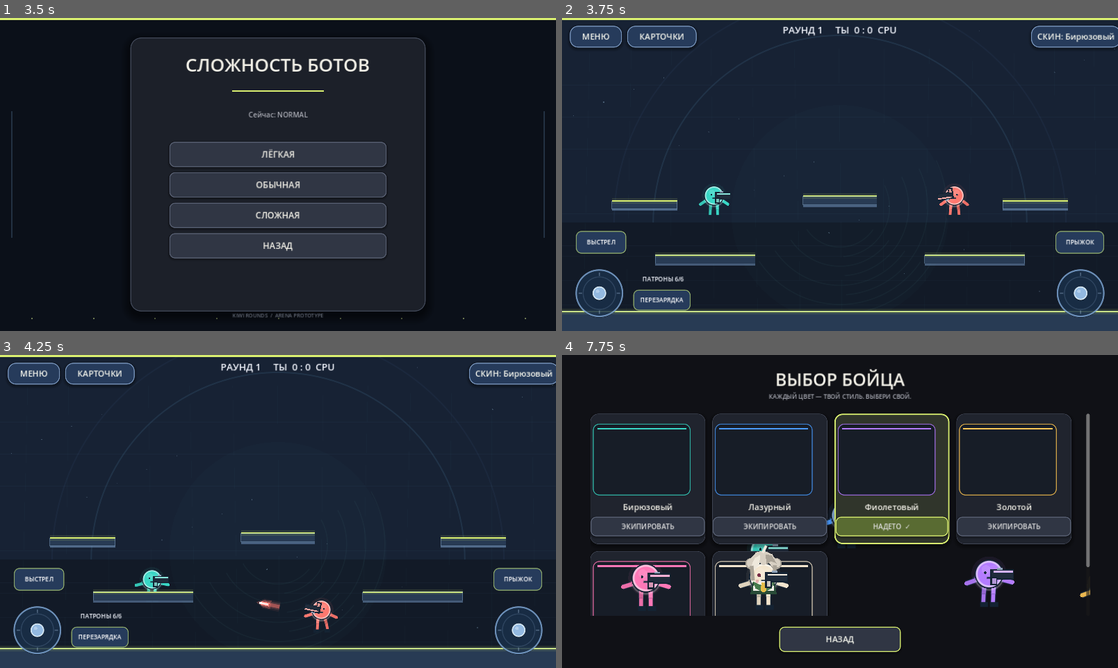
Above: before the commit, frames 1-4 (two rows, left to right).
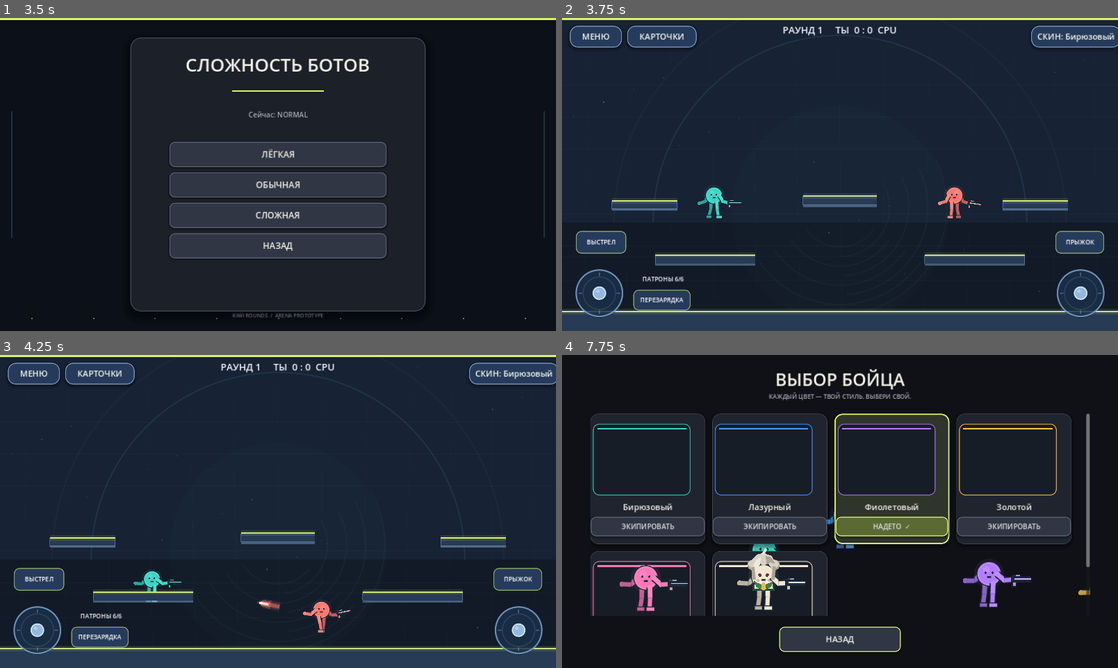
Above: after the commit, the same moments.

Repository: loslam-del/Kiwi-rounds
Game: Godot game, scene res://scenes/main.tscn
The game is run twice, just before and just after one commit, with the same random seed, the same clock (stepped at 60 frames per second) and the same inputs.
Inputs:
- Up to frame 1 (3.5 s): click "ИГРАТЬ" at 0.5 s; click "ОНЛАЙН — ПОЗЖЕ" at 1.25 s; click "НАЗАД" at 2 s; click "ПРОТИВ БОТОВ" at 2.75 s
- Up to frame 2 (3.75 s): click "ЛЁГКАЯ" at 3.5 s
- Up to frame 3 (4.25 s): no input
- Up to frame 4 (7.75 s): click "СКИН: Бирюзовый" at 4.25 s; click "НАДЕТО ✓" at 5 s; click "ЭКИПИРОВАТЬ" at 5.75 s; click "ЭКИПИРОВАТЬ" at 6.5 s; click "ЭКИПИРОВАТЬ" at 7.25 s

Frame 1 is identical in both runs. In frame 2, 0.4% of the frame differs, in the area x 24-76%, y 53-64%; in frame 3, 0.4%; in frame 4, 1.7%, in the area x 10-95%, y 48-82%.

Commit message:
Rework fighter proportions, visible leg joints and hand-mounted blaster

Diff:
--- a/scripts/player.gd
+++ b/scripts/player.gd
@@ -70,16 +70,20 @@
 # simulated independently, while shoulder/hip anchors follow the torso.
 var arm_back_angle := -0.18
 var arm_front_angle := 0.18
-var leg_back_angle := -0.08
-var leg_front_angle := 0.08
+var leg_back_angle := -0.12
+var leg_front_angle := 0.12
+var knee_back_angle := -0.28
+var knee_front_angle := 0.28
 var arm_back_angular_velocity := 0.0
 var arm_front_angular_velocity := 0.0
-var elbow_back_angle := -0.48
-var elbow_front_angle := 0.48
+var elbow_back_angle := -0.72
+var elbow_front_angle := 0.72
 var elbow_back_angular_velocity := 0.0
 var elbow_front_angular_velocity := 0.0
 var leg_back_angular_velocity := 0.0
 var leg_front_angular_velocity := 0.0
+var knee_back_angular_velocity := 0.0
+var knee_front_angular_velocity := 0.0
 
 
 func _ready() -> void:
@@ -202,34 +206,40 @@
         velocity.y = minf(velocity.y, 270.0)
     queue_redraw()
 func _step_limb_physics(delta: float, horizontal_acceleration: float) -> void:
-    # Angular spring model: omega=7 rad/s, damping ratio=0.9.
-    # Semi-implicit integration keeps the joints stable at normal mobile frame rates.
-    var walk_drive := move_input * (1.0 if is_on_floor() else 0.28)
+    var moving := is_on_floor() and absf(move_input) > 0.05
+    var walk_drive := move_input if is_on_floor() else move_input * 0.22
     var jump_drive := clampf(-velocity.y / 900.0, -0.85, 0.85)
-    var accel_swing := clampf(horizontal_acceleration / 2200.0, -1.25, 1.25)
-    # Arms rest splayed away from the torso; elbows have their own spring joints.
-    var arm_back_target := -0.82 - walk_drive * 0.34 - jump_drive * 0.18
-    var arm_front_target := 0.82 + walk_drive * 0.34 - jump_drive * 0.18
-    var elbow_back_target := -0.58 - walk_drive * 0.12
-    var elbow_front_target := 0.58 + walk_drive * 0.12
-    var leg_back_target := walk_drive * 0.62 + jump_drive * 0.30
-    var leg_front_target := -walk_drive * 0.62 + jump_drive * 0.30
-    var spring_k := 49.0
-    var damping_rate := 12.6
-
-    arm_back_angular_velocity += ((arm_back_target - arm_back_angle) * spring_k - arm_back_angular_velocity * damping_rate - sin(arm_back_angle) * 3.0 - accel_swing * 1.25) * delta
-    arm_front_angular_velocity += ((arm_front_target - arm_front_angle) * spring_k - arm_front_angular_velocity * damping_rate - sin(arm_front_angle) * 3.0 - accel_swing * 1.25) * delta
-    elbow_back_angular_velocity += ((elbow_back_target - elbow_back_angle) * 64.0 - elbow_back_angular_velocity * 14.0) * delta
-    elbow_front_angular_velocity += ((elbow_front_target - elbow_front_angle) * 64.0 - elbow_front_angular_velocity * 14.0) * delta
-    leg_back_angular_velocity += ((leg_back_target - leg_back_angle) * spring_k - leg_back_angular_velocity * damping_rate - sin(leg_back_angle) * 6.0 + accel_swing * 1.25) * delta
-    leg_front_angular_velocity += ((leg_front_target - leg_front_angle) * spring_k - leg_front_angular_velocity * damping_rate - sin(leg_front_angle) * 6.0 + accel_swing * 1.25) * delta
+    var accel_swing := clampf(horizontal_acceleration / 2200.0, -1.1, 1.1)
+
+    # Shoulder joints swing outward; elbows and knees have independent spring motion.
+    var arm_back_target := -0.92 - walk_drive * 0.30 - jump_drive * 0.16
+    var arm_front_target := 0.92 + walk_drive * 0.30 - jump_drive * 0.16
+    var elbow_back_target := -0.78 + walk_drive * 0.16
+    var elbow_front_target := 0.78 - walk_drive * 0.16
+    var leg_back_target := -walk_drive * 0.58 + jump_drive * 0.22
+    var leg_front_target := walk_drive * 0.58 + jump_drive * 0.22
+    var knee_back_target := (0.62 if moving and sin(animation_time) > 0.0 else -0.12) + absf(jump_drive) * 0.28
+    var knee_front_target := (0.62 if moving and sin(animation_time) <= 0.0 else -0.12) + absf(jump_drive) * 0.28
+
+    var spring_k := 58.0
+    var damping_rate := 13.5
+    arm_back_angular_velocity += ((arm_back_target - arm_back_angle) * spring_k - arm_back_angular_velocity * damping_rate - accel_swing * 1.0) * delta
+    arm_front_angular_velocity += ((arm_front_target - arm_front_angle) * spring_k - arm_front_angular_velocity * damping_rate - accel_swing * 1.0) * delta
+    elbow_back_angular_velocity += ((elbow_back_target - elbow_back_angle) * 72.0 - elbow_back_angular_velocity * 15.0) * delta
+    elbow_front_angular_velocity += ((elbow_front_target - elbow_front_angle) * 72.0 - elbow_front_angular_velocity * 15.0) * delta
+    leg_back_angular_velocity += ((leg_back_target - leg_back_angle) * spring_k - leg_back_angular_velocity * damping_rate + accel_swing * 0.8) * delta
+    leg_front_angular_velocity += ((leg_front_target - leg_front_angle) * spring_k - leg_front_angular_velocity * damping_rate + accel_swing * 0.8) * delta
+    knee_back_angular_velocity += ((knee_back_target - knee_back_angle) * 48.0 - knee_back_angular_velocity * 12.0) * delta
+    knee_front_angular_velocity += ((knee_front_target - knee_front_angle) * 48.0 - knee_front_angular_velocity * 12.0) * delta
 
     arm_back_angle = clampf(arm_back_angle + arm_back_angular_velocity * delta, -1.65, 1.65)
     arm_front_angle = clampf(arm_front_angle + arm_front_angular_velocity * delta, -1.65, 1.65)
-    elbow_back_angle = clampf(elbow_back_angle + elbow_back_angular_velocity * delta, -1.35, 1.35)
-    elbow_front_angle = clampf(elbow_front_angle + elbow_front_angular_velocity * delta, -1.35, 1.35)
-    leg_back_angle = clampf(leg_back_angle + leg_back_angular_velocity * delta, -1.18, 1.18)
-    leg_front_angle = clampf(leg_front_angle + leg_front_angular_velocity * delta, -1.18, 1.18)
+    elbow_back_angle = clampf(elbow_back_angle + elbow_back_angular_velocity * delta, -1.5, 1.5)
+    elbow_front_angle = clampf(elbow_front_angle + elbow_front_angular_velocity * delta, -1.5, 1.5)
+    leg_back_angle = clampf(leg_back_angle + leg_back_angular_velocity * delta, -0.9, 0.9)
+    leg_front_angle = clampf(leg_front_angle + leg_front_angular_velocity * delta, -0.9, 0.9)
+    knee_back_angle = clampf(knee_back_angle + knee_back_angular_velocity * delta, -0.35, 0.95)
+    knee_front_angle = clampf(knee_front_angle + knee_front_angular_velocity * delta, -0.35, 0.95)
 
 
 func apply_hit_impulse(direction: Vector2, force: float) -> void:
@@ -409,76 +419,84 @@
 func _draw() -> void:
     var moving := is_on_floor() and absf(velocity.x) > 35.0
     var stride := sin(animation_time) if moving else 0.0
-    var bob := absf(stride) * 2.0 if moving else sin(animation_time * 2.0) * 0.7
+    var bob := absf(stride) * 1.4 if moving else sin(animation_time * 2.0) * 0.45
     var center := Vector2(0.0, -8.0 + bob)
     var outline := Color("#142333")
-    var face := Color("#102536")
+    var dark := body_color.darkened(0.22)
+    var light := body_color.lightened(0.12)
     draw_set_transform(Vector2.ZERO, 0.0, Vector2(facing, 1.0))
 
-    # Physical, jointed-looking limbs with independent angular momentum.
-    var leg_len := 16.0
-    var arm_len := 14.0
-    var hip_back := Vector2(-7.5, 9.0)
-    var hip_front := Vector2(7.5, 9.0)
-    var shoulder_back := Vector2(-14.0, -8.0)
-    var shoulder_front := Vector2(14.0, -8.0)
+    # Far-side limbs are drawn first so they emerge naturally from behind the torso.
+    var hip_back := Vector2(-6.5, 8.0)
+    var hip_front := Vector2(6.5, 8.0)
+    var leg_len := 17.0
     var knee_back := hip_back + Vector2(sin(leg_back_angle) * leg_len, cos(leg_back_angle) * leg_len)
     var knee_front := hip_front + Vector2(sin(leg_front_angle) * leg_len, cos(leg_front_angle) * leg_len)
-    var foot_back := knee_back + Vector2(sin(leg_back_angle * 0.72) * leg_len, cos(leg_back_angle * 0.72) * leg_len)
-    var foot_front := knee_front + Vector2(sin(leg_front_angle * 0.72) * leg_len, cos(leg_front_angle * 0.72) * leg_len)
-    draw_line(hip_back, knee_back, outline, 9.0, true)
-    draw_line(hip_back, knee_back, body_color.darkened(0.18), 5.5, true)
-    draw_line(knee_back, foot_back, outline, 8.0, true)
-    draw_line(knee_back, foot_back, body_color.darkened(0.08), 5.0, true)
-    draw_line(foot_back + Vector2(-4, 0), foot_back + Vector2(7, 0), outline, 6.5, true)
-    draw_line(hip_front, knee_front, outline, 9.0, true)
-    draw_line(hip_front, knee_front, body_color.lightened(0.08), 5.5, true)
-    draw_line(knee_front, foot_front, outline, 8.0, true)
-    draw_line(knee_front, foot_front, body_color, 5.0, true)
-    draw_line(foot_front + Vector2(-4, 0), foot_front + Vector2(8, 0), outline, 6.5, true)
-    draw_circle(hip_back, 4.0, body_color.darkened(0.15))
-    draw_circle(hip_front, 4.0, body_color)
-
-    var elbow_back := shoulder_back + Vector2(sin(arm_back_angle) * arm_len, cos(arm_back_angle) * arm_len)
-    var elbow_front := shoulder_front + Vector2(sin(arm_front_angle) * arm_len, cos(arm_front_angle) * arm_len)
-    var hand_back_angle := arm_back_angle + elbow_back_angle
-    var hand_front_angle := arm_front_angle + elbow_front_angle
-    var hand_back := elbow_back + Vector2(sin(hand_back_angle) * arm_len, cos(hand_back_angle) * arm_len)
-    var hand_front := elbow_front + Vector2(sin(hand_front_angle) * arm_len, cos(hand_front_angle) * arm_len)
-    draw_line(shoulder_back, elbow_back, outline, 9.5, true)
-    draw_line(shoulder_back, elbow_back, body_color.darkened(0.18), 6.0, true)
-    draw_line(elbow_back, hand_back, outline, 8.5, true)
-    draw_line(elbow_back, hand_back, body_color.darkened(0.08), 5.5, true)
-    draw_circle(hand_back, 3.2, body_color.darkened(0.08))
-    draw_line(shoulder_front, elbow_front, outline, 9.5, true)
-    draw_line(shoulder_front, elbow_front, body_color.lightened(0.08), 6.0, true)
-    draw_line(elbow_front, hand_front, outline, 8.5, true)
-    draw_line(elbow_front, hand_front, body_color, 5.5, true)
-    draw_circle(hand_front, 3.2, body_color)
-    draw_circle(shoulder_back, 4.0, body_color.darkened(0.15))
-    draw_circle(shoulder_front, 4.0, body_color)
-
-    # Rounded armored body with a readable face and bright rim.
-    draw_circle(center, 28.0, Color(body_color, 0.07))
-    draw_circle(center, 23.0, outline)
-    draw_circle(center, 20.0, body_color)
-    draw_arc(center, 19.6, 0.0, TAU, 48, body_color.lightened(0.52), 1.8, true)
-    draw_circle(center + Vector2(-5.0,-7.0), 7.0, Color(1.0,1.0,1.0,0.12))
-    draw_circle(center + Vector2(-6.0,-2.0), 2.0, face)
-    draw_circle(center + Vector2(6.0,-2.0), 2.0, face)
-    draw_line(center + Vector2(-3.0,6.0), center + Vector2(3.0,6.0), face, 1.8, true)
-    draw_arc(center + Vector2(0,2), 23.0, PI*0.12, PI*0.88, 28, Color(1,1,1,0.24), 1.3, true)
+    var foot_back_angle := leg_back_angle + knee_back_angle
+    var foot_front_angle := leg_front_angle + knee_front_angle
+    var foot_back := knee_back + Vector2(sin(foot_back_angle) * leg_len, cos(foot_back_angle) * leg_len)
+    var foot_front := knee_front + Vector2(sin(foot_front_angle) * leg_len, cos(foot_front_angle) * leg_len)
+    draw_line(hip_back, knee_back, outline, 10.0, true)
+    draw_line(hip_back, knee_back, dark, 6.0, true)
+    draw_line(knee_back, foot_back, outline, 9.0, true)
+    draw_line(knee_back, foot_back, dark, 5.5, true)
+    draw_line(foot_back + Vector2(-5,0), foot_back + Vector2(7,0), outline, 7.0, true)
+    draw_line(foot_back + Vector2(-4,0), foot_back + Vector2(6,0), dark, 4.0, true)
+
+    var shoulder_back := Vector2(-13.0, -7.0)
+    var shoulder_front := Vector2(13.0, -7.0)
+    var upper_arm_len := 15.0
+    var forearm_len := 14.0
+    var elbow_back := shoulder_back + Vector2(sin(arm_back_angle) * upper_arm_len, cos(arm_back_angle) * upper_arm_len)
+    var elbow_front := shoulder_front + Vector2(sin(arm_front_angle) * upper_arm_len, cos(arm_front_angle) * upper_arm_len)
+    var wrist_back_angle := arm_back_angle + elbow_back_angle
+    var wrist_front_angle := arm_front_angle + elbow_front_angle
+    var hand_back := elbow_back + Vector2(sin(wrist_back_angle) * forearm_len, cos(wrist_back_angle) * forearm_len)
+    var hand_front := elbow_front + Vector2(sin(wrist_front_angle) * forearm_len, cos(wrist_front_angle) * forearm_len)
+    draw_line(shoulder_back, elbow_back, outline, 10.0, true)
+    draw_line(shoulder_back, elbow_back, dark, 6.2, true)
+    draw_line(elbow_back, hand_back, outline, 9.0, true)
+    draw_line(elbow_back, hand_back, dark, 5.7, true)
+    draw_circle(hand_back, 4.0, dark)
+
+    # Compact rounded torso leaves the hips and shoulders readable.
+    draw_circle(center, 24.0, Color(body_color, 0.08))
+    draw_circle(center, 20.0, outline)
+    draw_circle(center, 17.5, body_color)
+    draw_arc(center, 17.2, 0.0, TAU, 48, light, 1.5, true)
+    draw_circle(center + Vector2(-4.5,-6.0), 5.5, Color(1,1,1,0.12))
+    draw_circle(center + Vector2(-5.5,-2.0), 1.8, Color("#102536"))
+    draw_circle(center + Vector2(5.5,-2.0), 1.8, Color("#102536"))
+    draw_line(center + Vector2(-2.5,5.0), center + Vector2(2.5,5.0), Color("#102536"), 1.5, true)
+
+    # Near-side leg is in front of the torso, with a visible knee and foot.
+    draw_line(hip_front, knee_front, outline, 10.0, true)
+    draw_line(hip_front, knee_front, light, 6.0, true)
+    draw_circle(knee_front, 3.8, body_color.lightened(0.05))
+    draw_line(knee_front, foot_front, outline, 9.0, true)
+    draw_line(knee_front, foot_front, body_color, 5.4, true)
+    draw_line(foot_front + Vector2(-5,0), foot_front + Vector2(8,0), outline, 7.0, true)
+    draw_line(foot_front + Vector2(-4,0), foot_front + Vector2(7,0), light, 4.0, true)
+    draw_circle(hip_front, 4.0, light)
+
+    # Near-side arm stays visibly separated from the body and bends at the elbow.
+    draw_line(shoulder_front, elbow_front, outline, 10.0, true)
+    draw_line(shoulder_front, elbow_front, light, 6.2, true)
+    draw_circle(elbow_front, 4.2, light)
+    draw_line(elbow_front, hand_front, outline, 9.0, true)
+    draw_line(elbow_front, hand_front, body_color, 5.7, true)
+    draw_circle(hand_front, 4.0, light)
+    draw_circle(shoulder_front, 4.0, light)
 
     if kiwi_aura:
         for leaf_index in range(4):
             var leaf_angle := animation_time * 0.35 + TAU * float(leaf_index) / 4.0
-            var leaf_center := center + Vector2(cos(leaf_angle),sin(leaf_angle)) * 34.0
+            var leaf_center := center + Vector2(cos(leaf_angle),sin(leaf_angle)) * 30.0
             draw_set_transform(leaf_center,leaf_angle,Vector2.ONE)
             draw_colored_polygon(PackedVector2Array([Vector2(0,-5),Vector2(5,0),Vector2(0,8),Vector2(-5,0)]),Color("#8fc65e",0.9))
         draw_set_transform(Vector2.ZERO,0.0,Vector2(facing,1.0))
 
     if skin_style == "kiwi":
-        # Kiwi's school look: ash-blonde low twin buns, face-framing locks and uniform.
         var hair := Color("#d8d0c3")
         var hair_light := Color("#eee8dc")
         var hair_shadow := Color("#aaa397")
@@ -486,60 +504,56 @@
         var green := Color("#477b4c")
         var green_dark := Color("#294c38")
         var tie := Color("#e5bd48")
-        # White shirt, green sailor collar and yellow necktie.
-        draw_colored_polygon(PackedVector2Array([center+Vector2(-17,8),center+Vector2(17,8),center+Vector2(21,27),center+Vector2(-21,27)]),green_dark)
-        draw_colored_polygon(PackedVector2Array([center+Vector2(-15,7),center+Vector2(15,7),center+Vector2(17,22),center+Vector2(-17,22)]),shirt)
-        draw_colored_polygon(PackedVector2Array([center+Vector2(-17,7),center+Vector2(-4,13),center+Vector2(0,19),center+Vector2(4,13),center+Vector2(17,7),center+Vector2(13,18),center+Vector2(0,25),center+Vector2(-13,18)]),green)
-        draw_colored_polygon(PackedVector2Array([center+Vector2(-3,9),center+Vector2(3,9),center+Vector2(5,21),center+Vector2(0,25),center+Vector2(-5,21)]),tie)
-        # Low twin buns behind the head.
-        draw_circle(center+Vector2(-20,-21),9.0,hair_shadow)
-        draw_circle(center+Vector2(-20,-22),7.0,hair)
-        draw_circle(center+Vector2(20,-21),9.0,hair_shadow)
-        draw_circle(center+Vector2(20,-22),7.0,hair)
-        # Ash-blonde layered fringe, shoulder-length side locks and ahoge.
-        draw_colored_polygon(PackedVector2Array([center+Vector2(-22,-12),center+Vector2(-21,-29),center+Vector2(-12,-39),center+Vector2(0,-42),center+Vector2(14,-36),center+Vector2(22,-22),center+Vector2(18,-12),center+Vector2(8,-23),center+Vector2(0,-18),center+Vector2(-8,-24),center+Vector2(-17,-13)]),hair)
-        draw_colored_polygon(PackedVector2Array([center+Vector2(-20,-16),center+Vector2(-14,-30),center+Vector2(-5,-35),center+Vector2(-7,-20),center+Vector2(-13,-12)]),hair_light)
-        draw_colored_polygon(PackedVector2Array([center+Vector2(3,-36),center+Vector2(13,-34),center+Vector2(21,-21),center+Vector2(12,-25),center+Vector2(5,-20)]),hair_shadow)
-        draw_line(center+Vector2(-19,-17),center+Vector2(-17,5),hair_shadow,5.0,true)
-        draw_line(center+Vector2(18,-18),center+Vector2(17,4),hair_shadow,5.0,true)
-        draw_line(center+Vector2(-1,-39),center+Vector2(4,-49),hair_light,3.0,true)
-        # Wine-red eyes, a beauty mark and soft cheek color.
-        draw_circle(center+Vector2(-7,-3),2.8,Color("#792f48"))
-        draw_circle(center+Vector2(7,-3),2.8,Color("#792f48"))
-        draw_circle(center+Vector2(13,5),1.6,Color("#3b2930"))
-        draw_circle(center+Vector2(-10,7),2.8,Color("#d88c91",0.62))
-        draw_circle(center+Vector2(10,7),2.8,Color("#d88c91",0.62))
+        draw_colored_polygon(PackedVector2Array([center+Vector2(-15,7),center+Vector2(15,7),center+Vector2(18,22),center+Vector2(-18,22)]),green_dark)
+        draw_colored_polygon(PackedVector2Array([center+Vector2(-13,7),center+Vector2(13,7),center+Vector2(15,19),center+Vector2(-15,19)]),shirt)
+        draw_colored_polygon(PackedVector2Array([center+Vector2(-15,7),center+Vector2(-4,12),center+Vector2(0,18),center+Vector2(4,12),center+Vector2(15,7),center+Vector2(12,16),center+Vector2(0,22),center+Vector2(-12,16)]),green)
+        draw_colored_polygon(PackedVector2Array([center+Vector2(-2.5,9),center+Vector2(2.5,9),center+Vector2(4,19),center+Vector2(0,22),center+Vector2(-4,19)]),tie)
+        draw_circle(center+Vector2(-18,-19),8.0,hair_shadow)
+        draw_circle(center+Vector2(-18,-20),6.0,hair)
+        draw_circle(center+Vector2(18,-19),8.0,hair_shadow)
+        draw_circle(center+Vector2(18,-20),6.0,hair)
+        draw_colored_polygon(PackedVector2Array([center+Vector2(-20,-11),center+Vector2(-19,-27),center+Vector2(-11,-35),center+Vector2(0,-38),center+Vector2(13,-33),center+Vector2(20,-20),center+Vector2(16,-11),center+Vector2(7,-21),center+Vector2(0,-17),center+Vector2(-7,-22),center+Vector2(-16,-12)]),hair)
+        draw_colored_polygon(PackedVector2Array([center+Vector2(-18,-15),center+Vector2(-12,-27),center+Vector2(-4,-32),center+Vector2(-6,-19),center+Vector2(-12,-11)]),hair_light)
+        draw_colored_polygon(PackedVector2Array([center+Vector2(3,-33),center+Vector2(12,-31),center+Vector2(19,-20),center+Vector2(11,-23),center+Vector2(5,-19)]),hair_shadow)
+        draw_line(center+Vector2(-17,-15),center+Vector2(-15,4),hair_shadow,4.0,true)
+        draw_line(center+Vector2(17,-16),center+Vector2(15,4),hair_shadow,4.0,true)
+        draw_line(center+Vector2(-1,-36),center+Vector2(4,-44),hair_light,2.8,true)
+        draw_circle(center+Vector2(-6,-3),2.5,Color("#792f48"))
+        draw_circle(center+Vector2(6,-3),2.5,Color("#792f48"))
+        draw_circle(center+Vector2(11,4),1.4,Color("#3b2930"))
+        draw_circle(center+Vector2(-9,6),2.4,Color("#d88c91",0.62))
+        draw_circle(center+Vector2(9,6),2.4,Color("#d88c91",0.62))
 
     if hit_flash > 0.0:
-        draw_circle(center, 26.0, Color(1.0,0.45,0.34,hit_flash*0.24))
-        draw_arc(center, 26.0, 0.0, TAU, 48, Color(1.0,0.82,0.72,hit_flash*0.8), 2.2, true)
+        draw_circle(center, 23.0, Color(1.0,0.45,0.34,hit_flash*0.24))
+        draw_arc(center, 23.0, 0.0, TAU, 48, Color(1.0,0.82,0.72,hit_flash*0.8), 2.0, true)
     if reload_visual > 0.0:
-        draw_arc(center, 30.0, -PI/2.0, -PI/2.0+TAU*(1.0-reload_visual), 32, Color.WHITE, 2.4, true)
-
-    var gun_aim := aim_input.normalized()
-    if gun_aim == Vector2.ZERO:
-        gun_aim = Vector2(facing,0.0)
-    var gun_origin := Vector2(9.0 * facing, -8.0 + bob)
-    draw_set_transform(gun_origin, gun_aim.angle(), Vector2.ONE)
+        draw_arc(center, 26.0, -PI/2.0, -PI/2.0+TAU*(1.0-reload_visual), 32, Color.WHITE, 2.2, true)
+
+    # The blaster is anchored to the front hand instead of floating at the torso.
+    var local_aim := Vector2(aim_input.x * facing, aim_input.y).normalized()
+    if local_aim.length_squared() < 0.01:
+        local_aim = Vector2.RIGHT
+    var gun_origin := hand_front + local_aim * 1.5
+    draw_set_transform(gun_origin, local_aim.angle(), Vector2.ONE)
     var metal := Color("#202c3b")
     var trim := body_color.lightened(0.42)
-    var barrel_len := 25.0 + float(weapon_level) * 3.0
-    draw_circle(Vector2(0,0), 14.0, Color(trim,0.12))
-    draw_rect(Rect2(-7,-8,barrel_len+12,17), outline)
-    draw_rect(Rect2(-5,-6,barrel_len+9,13), metal)
-    draw_rect(Rect2(-2,-5,barrel_len+6,3), trim)
-    draw_rect(Rect2(-7,5,11,13), outline)
-    draw_rect(Rect2(-4,7,6,8), trim.darkened(0.16))
-    draw_rect(Rect2(4,-10,9,3), Color("#91a5bb"))
+    var barrel_len := 24.0 + float(weapon_level) * 3.0
+    draw_circle(Vector2(0,0), 7.0, Color(trim,0.16))
+    draw_rect(Rect2(-5,-5,barrel_len+8,10), outline)
+    draw_rect(Rect2(-4,-3,barrel_len+6,6), metal)
+    draw_rect(Rect2(0,-2,barrel_len+3,2), trim)
+    draw_rect(Rect2(-4,4,8,8), outline)
+    draw_rect(Rect2(-2,5,4,5), trim.darkened(0.18))
+    draw_rect(Rect2(2,-7,7,2), Color("#91a5bb"))
     if weapon_level >= 1:
-        draw_rect(Rect2(7,-12,barrel_len-2,3), trim)
-        draw_circle(Vector2(barrel_len-2,0), 5.0, Color(trim,0.45))
+        draw_rect(Rect2(6,-8,barrel_len-1,2), trim)
+        draw_circle(Vector2(barrel_len,0), 3.5, Color(trim,0.55))
     if weapon_level >= 2:
-        draw_rect(Rect2(8,8,barrel_len-8,3), Color("#d8e6f0"))
-        draw_circle(Vector2(2,-14), 3.5, Color("#ffe08a"))
+        draw_rect(Rect2(6,7,barrel_len-7,2), Color("#d8e6f0"))
     if weapon_level >= 3:
-        draw_arc(Vector2(10,0), 19.0, -PI*0.75, PI*0.75, 24, trim, 2.8, true)
+        draw_arc(Vector2(8,0), 11.0, -PI*0.75, PI*0.75, 24, trim, 2.0, true)
     if muzzle_flash > 0.0:
-        var flash_size := 8.0 + muzzle_flash * 90.0
-        draw_colored_polygon(PackedVector2Array([Vector2(barrel_len+2,0),Vector2(barrel_len+flash_size,-flash_size*0.42),Vector2(barrel_len+flash_size*0.55,0),Vector2(barrel_len+flash_size,flash_size*0.42)]),Color("#fff0a8",0.9))
+        var flash_size := 7.0 + muzzle_flash * 80.0
+        draw_colored_polygon(PackedVector2Array([Vector2(barrel_len+2,0),Vector2(barrel_len+flash_size,-flash_size*0.4),Vector2(barrel_len+flash_size*0.55,0),Vector2(barrel_len+flash_size,flash_size*0.4)]),Color("#fff0a8",0.9))
     draw_set_transform(Vector2.ZERO,0.0,Vector2.ONE)
